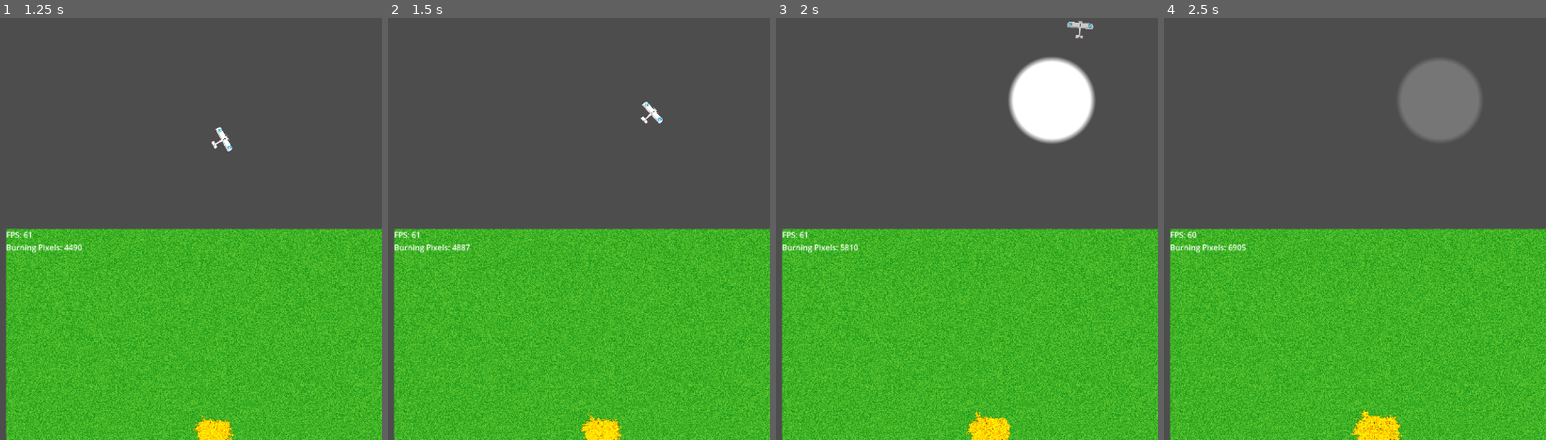
Above: before the commit, frames 1-4 (left to right).
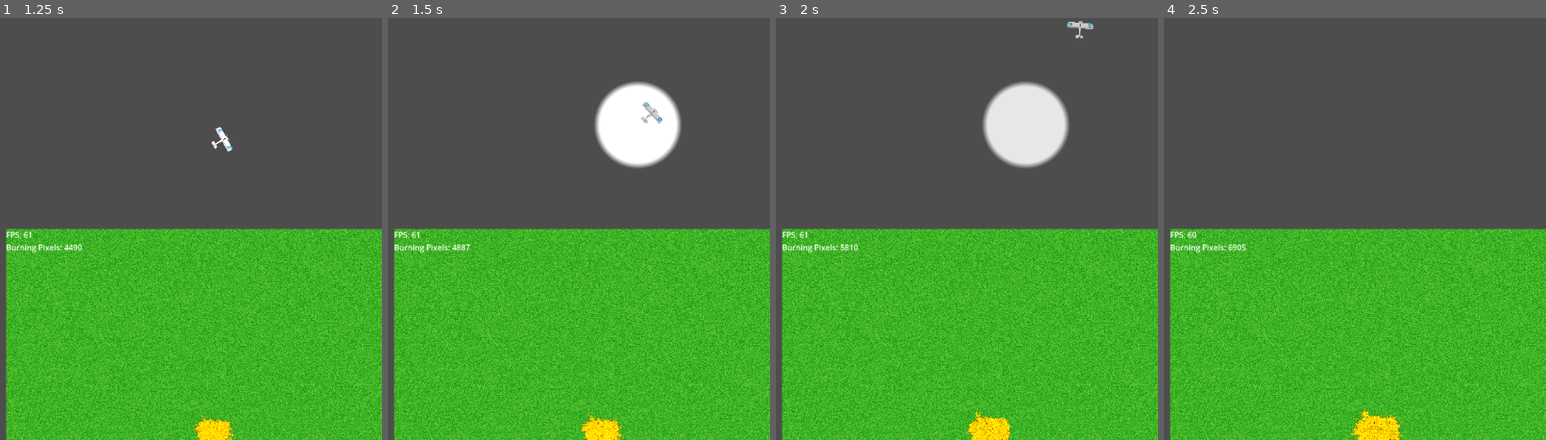
Above: after the commit, the same moments.

Repository: Levartar/2025-Brackeys-Game-Jam
Game: Godot game, scene res://scenes/game.tscn
The game is run twice, just before and just after one commit, with the same random seed, the same clock (stepped at 60 frames per second) and the same inputs.
Inputs:
- Up to frame 1 (1.25 s): hold D (right) from 0.53 s (still down); tap Space (deploy) at 0.6 s
- Up to frame 2 (1.5 s): release D (right) at 1.28 s; hold A (left) from 1.28 s (still down); tap Space (deploy) at 1.35 s
- Up to frame 3 (2 s): keep holding A (left)
- Up to frame 4 (2.5 s): release A (left) at 2.03 s; hold D (right) from 2.03 s (still down); tap Space (deploy) at 2.1 s

Frame 1 is identical in both runs. In frame 2, 3.6% of the frame differs, in the area x 53-77%, y 15-36%; in frame 3, 4.2%, in the area x 54-84%, y 9-36%; in frame 4, 3.2%.

Commit message:
adjusted bomb delay

Diff:
--- a/scenes/bomb.tscn
+++ b/scenes/bomb.tscn
@@ -17,3 +17,4 @@
 z_index = 2
 texture = SubResource("GradientTexture2D_4kkau")
 script = ExtResource("1_4kkau")
+delay = 0.8000000000029104
